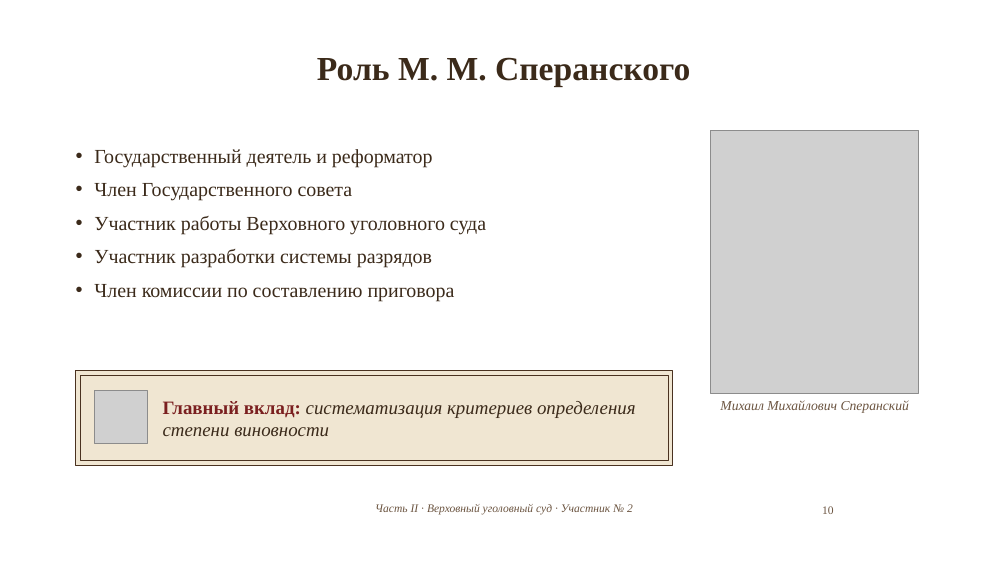
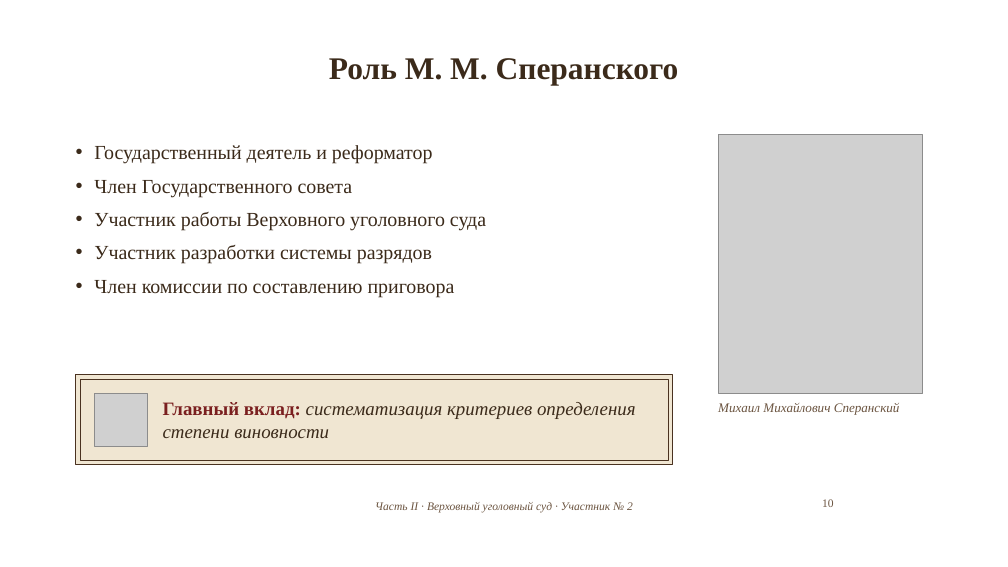
Before and after one commit to matvejkozubenko24-jpg/Project, a slide deck: slide 10 of 6_Презентация_XVIII_век.pptx. Drawn at 1008x567 pixels with LibreOffice and Linux fonts; fonts in the diff are those of the drawing; grey boxes stand for pictures; background and template pictures are left out. Boxes give left, top, right and bottom in pixels: in the first picture for what was removed or moved away, otherwise in the second. Text is boxed around its words. In the diff, an @@ line names an element or a change of style, - is before the commit and + after.

```diff
--- a/6_Презентация_XVIII_век.pptx
+++ b/6_Презентация_XVIII_век.pptx
@@ title "Роль М. М. Сперанского" at [329,58,679,85]: size 32 to 30 pt @@
@@ text "Государственный деятель и реформатор": place and size @@
-text "Государственный деятель и реформатор" at [94,149,486,301]
+text "Государственный деятель и реформатор" at [94,145,486,298]
@@ picture: place and size @@
-picture at [711,130,919,393]
+picture at [718,135,923,393]
@@ rectangle: place and size @@
-rectangle at [80,375,668,461]
+rectangle at [80,379,668,461]
@@ text "Михаил Михайлович Сперанский" at [718,403,900,415]: size 13 to 12.5 pt @@
@@ page number: place and size @@
-page number at [822,506,834,514]
+page number at [822,499,834,507]
```
Also in this commit, not shown: 26 other slides changed.
